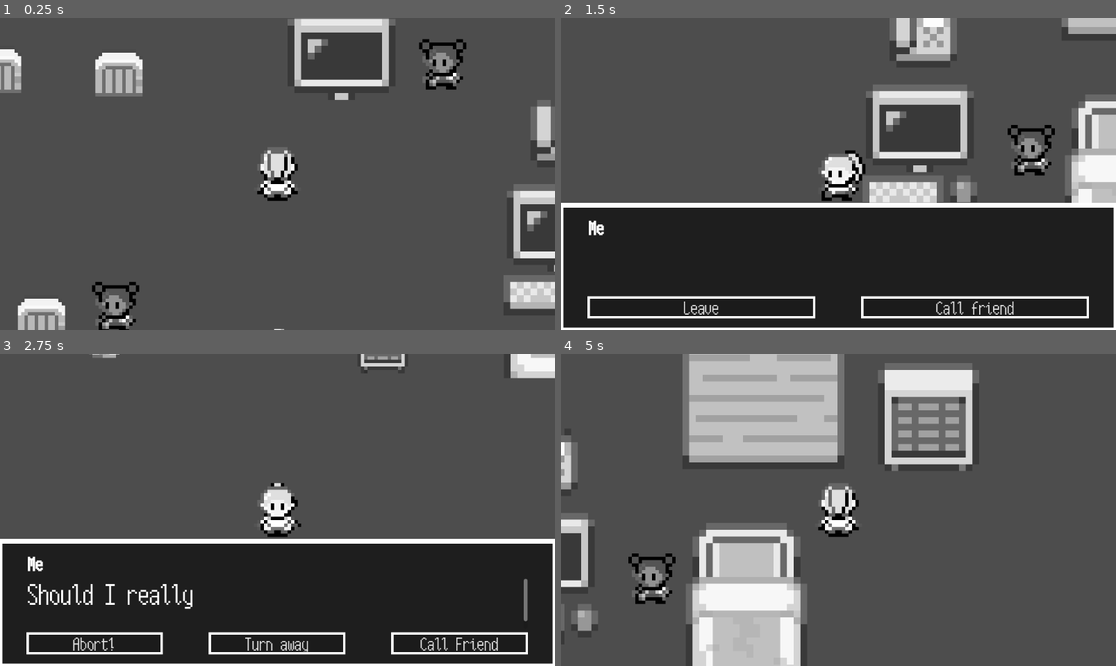
Above: before the commit, frames 1-4 (two rows, left to right).
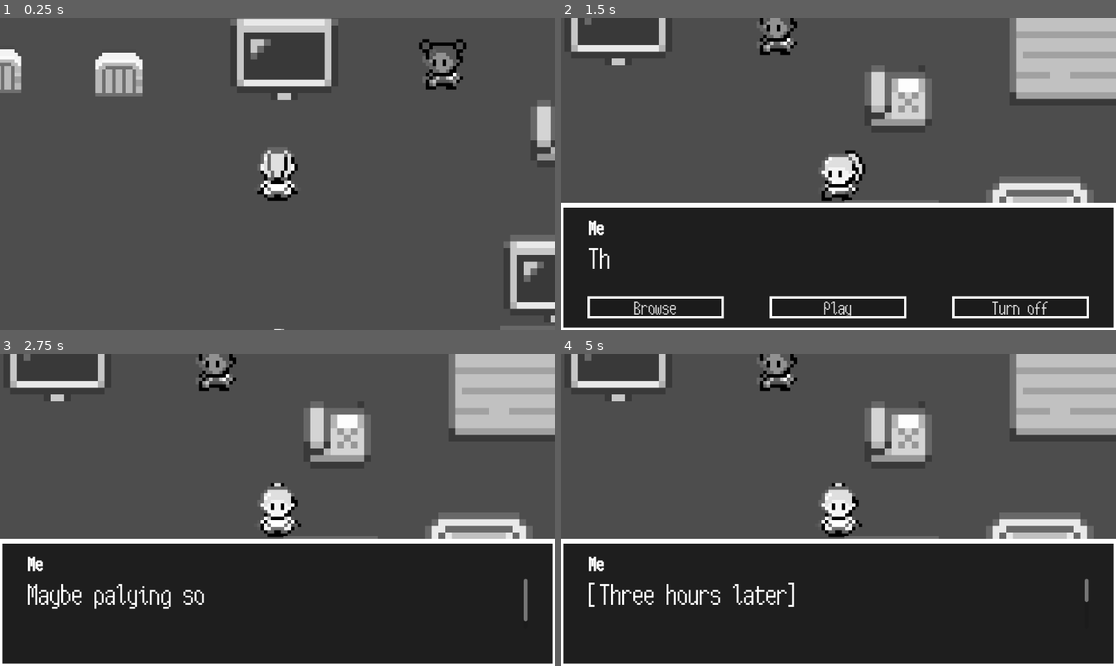
Above: after the commit, the same moments.

Repository: flakysalt/GGJ_ColorMask
Game: Godot game, scene res://Scenes/Levels/Olaf_test_scene.tscn
The game is run twice, just before and just after one commit, with the same random seed, the same clock (stepped at 60 frames per second) and the same inputs. This scene is started directly instead of the project's main scene. The engine's default icon, where the game draws it, is replaced by a stand-in: a white triangle on a blue panel in a dark square. Sound files missing from this copy of the repository are replaced by a short silence.
Inputs (mouse positions are in pixels of both pictures, inside the frame that each line leads up to):
- Up to frame 1 (0.25 s): no input
- Up to frame 2 (1.5 s): tap Enter at 0.5 s; move the mouse to (960, 158) at 0.52 s; hold D (move_right) 0.53-1.28 s; tap E (interact) at 0.6, 1.35 s; click (960, 158) at 0.67 s; move the mouse to (727, 189) at 1.27 s; hold S (move_down) from 1.28 s (still down)
- Up to frame 3 (2.75 s): release S (move_down) at 2 s; click "Call friend" (after the commit: "Play") at 2 s
- Up to frame 4 (5 s): click (655, 644) at 2.75 s, where only the run before the commit has a clickable "Abort!"; tap Space at 3.5 s; move the mouse to (894, 441) at 3.52 s; hold D (move_right) 3.53-4.28 s; tap E (interact) at 3.6, 4.35 s; move the mouse to (810, 572) at 4.27 s; hold W (move_up) from 4.28 s (still down); click (810, 572) at 4.42 s

The runs differ from the first frame. In frame 1, 6.8% of the frame differs, in the area x 3-100%, y 0-100%; in frame 2, 17%; in frame 3, 13%; in frame 4, 65%, in the area x 0-100%, y 0-100%.

Commit message:
Updated interactions

Diff:
--- a/color-mask/Scenes/Interactable Game Objects/FastFood_Interface.tscn
+++ b/color-mask/Scenes/Interactable Game Objects/FastFood_Interface.tscn
@@ -81,7 +81,7 @@
 [sub_resource type="Resource" id="Resource_5dstw"]
 script = ExtResource("4_jsqk7")
 text = "I'm no longer hungry."
-speaker = "Interface"
+speaker = "Me"
 next_conversation = SubResource("Resource_xsvog")
 metadata/_custom_type_script = "uid://e0a4j4rm6ew"
 
--- a/color-mask/Scenes/Interactable Game Objects/FastFood_Waiter.tscn
+++ b/color-mask/Scenes/Interactable Game Objects/FastFood_Waiter.tscn
@@ -5,6 +5,7 @@
 [ext_resource type="Script" uid="uid://bi0h4eo4axkeu" path="res://Scripts/DialogueCommands/DialogueCommand.gd" id="2_eyaq8"]
 [ext_resource type="Script" uid="uid://e0a4j4rm6ew" path="res://Scripts/DialogueCommands/ConversationCommand.gd" id="4_cqna8"]
 [ext_resource type="Script" path="res://Scripts/DialogueCommands/SetGlobalStateCommand.gd" id="5_o4w0k"]
+[ext_resource type="Script" uid="uid://cdtr7rlkj7keh" path="res://Scripts/DialogueWithKey.gd" id="6_eedx4"]
 [ext_resource type="Texture2D" uid="uid://dtpwutqm454n0" path="res://Assets/Placeholder/Characters/blackbeltf_spritesheet.png" id="6_xbwl1"]
 
 [sub_resource type="Resource" id="Resource_o4w0k"]
@@ -45,6 +46,24 @@
 next_conversation = SubResource("Resource_2isl8")
 metadata/_custom_type_script = "uid://e0a4j4rm6ew"
 
+[sub_resource type="Resource" id="Resource_tfhbt"]
+script = ExtResource("6_eedx4")
+key = "BurgerOrdered "
+command = SubResource("Resource_6btyk")
+metadata/_custom_type_script = "uid://cdtr7rlkj7keh"
+
+[sub_resource type="Resource" id="Resource_cw4xk"]
+script = ExtResource("6_eedx4")
+key = "BurgerReceived"
+command = SubResource("Resource_cqna8")
+metadata/_custom_type_script = "uid://cdtr7rlkj7keh"
+
+[sub_resource type="Resource" id="Resource_de5qk"]
+script = ExtResource("6_eedx4")
+key = "NOSKIP"
+command = SubResource("Resource_xbwl1")
+metadata/_custom_type_script = "uid://cdtr7rlkj7keh"
+
 [sub_resource type="CircleShape2D" id="CircleShape2D_wict8"]
 
 [node name="FastFood_Waiter" type="StaticBody2D" unique_id=558507055]
@@ -54,6 +73,7 @@
 "BurgerReceived": SubResource("Resource_cqna8"),
 "NOSKIP": SubResource("Resource_xbwl1")
 })
+dialogueList = Array[ExtResource("6_eedx4")]([SubResource("Resource_tfhbt"), SubResource("Resource_cw4xk"), SubResource("Resource_de5qk")])
 
 [node name="Sprite2D" type="Sprite2D" parent="." unique_id=1241807206]
 texture = ExtResource("6_xbwl1")
--- a/color-mask/Scenes/Interactable Game Objects/Station_Door.tscn
+++ b/color-mask/Scenes/Interactable Game Objects/Station_Door.tscn
@@ -4,6 +4,7 @@
 [ext_resource type="Script" uid="uid://bi0h4eo4axkeu" path="res://Scripts/DialogueCommands/DialogueCommand.gd" id="2_hbvtw"]
 [ext_resource type="Script" uid="uid://b5lfrf3nl7dtc" path="res://Scripts/DialogueCommands/CloseConversationCommand.gd" id="2_r524b"]
 [ext_resource type="Script" uid="uid://e0a4j4rm6ew" path="res://Scripts/DialogueCommands/ConversationCommand.gd" id="4_noo06"]
+[ext_resource type="Script" uid="uid://cdtr7rlkj7keh" path="res://Scripts/DialogueWithKey.gd" id="5_b16hr"]
 [ext_resource type="Texture2D" uid="uid://doid0uxsnvfum" path="res://Assets/Placeholder/Tileset/House_Tileset.png" id="5_hbvtw"]
 
 [sub_resource type="Resource" id="Resource_53bci"]
@@ -63,6 +64,30 @@
 next_conversation = SubResource("Resource_b16hr")
 metadata/_custom_type_script = "uid://e0a4j4rm6ew"
 
+[sub_resource type="Resource" id="Resource_sn60f"]
+script = ExtResource("5_b16hr")
+key = "R4"
+command = SubResource("Resource_bu4d5")
+metadata/_custom_type_script = "uid://cdtr7rlkj7keh"
+
+[sub_resource type="Resource" id="Resource_atlhi"]
+script = ExtResource("5_b16hr")
+key = "G4"
+command = SubResource("Resource_qaf3w")
+metadata/_custom_type_script = "uid://cdtr7rlkj7keh"
+
+[sub_resource type="Resource" id="Resource_q7r07"]
+script = ExtResource("5_b16hr")
+key = "FriendGreeted"
+command = SubResource("Resource_p72ob")
+metadata/_custom_type_script = "uid://cdtr7rlkj7keh"
+
+[sub_resource type="Resource" id="Resource_ve2mh"]
+script = ExtResource("5_b16hr")
+key = "NOSKIP"
+command = SubResource("Resource_s4gia")
+metadata/_custom_type_script = "uid://cdtr7rlkj7keh"
+
 [sub_resource type="RectangleShape2D" id="RectangleShape2D_b16hr"]
 size = Vector2(14, 14)
 
@@ -74,6 +99,7 @@
 "NOSKIP": SubResource("Resource_s4gia"),
 "R4": SubResource("Resource_bu4d5")
 })
+dialogueList = Array[ExtResource("5_b16hr")]([SubResource("Resource_sn60f"), SubResource("Resource_atlhi"), SubResource("Resource_q7r07"), SubResource("Resource_ve2mh")])
 
 [node name="Sprite2D" type="Sprite2D" parent="." unique_id=1241807206]
 texture = ExtResource("5_hbvtw")
--- a/color-mask/Scenes/Interactable Game Objects/Station_Friend.tscn
+++ b/color-mask/Scenes/Interactable Game Objects/Station_Friend.tscn
@@ -1,33 +1,63 @@
 [gd_scene format=3 uid="uid://xidpyncasgfa"]
 
 [ext_resource type="Script" uid="uid://pf1lq1an044l" path="res://Scripts/interactable_character.gd" id="1_kxxmc"]
+[ext_resource type="Script" uid="uid://cdtr7rlkj7keh" path="res://Scripts/DialogueWithKey.gd" id="2_kxxmc"]
 [ext_resource type="Script" uid="uid://b5lfrf3nl7dtc" path="res://Scripts/DialogueCommands/CloseConversationCommand.gd" id="2_r47cc"]
-[ext_resource type="Script" uid="uid://dqfr480su1o7h" path="res://Scripts/DialogueCommands/ChoiceConversaitionCommand.gd" id="5_t7tdp"]
+[ext_resource type="Script" path="res://Scripts/DialogueCommands/SetGlobalStateCommand.gd" id="3_8q838"]
+[ext_resource type="Script" uid="uid://e0a4j4rm6ew" path="res://Scripts/DialogueCommands/ConversationCommand.gd" id="5_3qqsj"]
 [ext_resource type="Texture2D" uid="uid://dtpwutqm454n0" path="res://Assets/Placeholder/Characters/blackbeltf_spritesheet.png" id="6_0wock"]
 
-[sub_resource type="Resource" id="Resource_otow8"]
+[sub_resource type="Resource" id="Resource_5jkhq"]
+script = ExtResource("3_8q838")
+id = "FriendGreeted"
+
+[sub_resource type="Resource" id="Resource_t7tdp"]
 script = ExtResource("2_r47cc")
+followupCommand = SubResource("Resource_5jkhq")
 metadata/_custom_type_script = "uid://b5lfrf3nl7dtc"
 
+[sub_resource type="Resource" id="Resource_0wock"]
+script = ExtResource("5_3qqsj")
+text = "Get on the train. I'll be righ tbehind you."
+speaker = "Friend"
+next_conversation = SubResource("Resource_t7tdp")
+metadata/_custom_type_script = "uid://e0a4j4rm6ew"
+
+[sub_resource type="Resource" id="Resource_qhdsv"]
+script = ExtResource("5_3qqsj")
+text = "There you are. Good morning. Let's go! I'm so exited to see the band live!"
+speaker = "Friend"
+next_conversation = SubResource("Resource_0wock")
+metadata/_custom_type_script = "uid://e0a4j4rm6ew"
+
+[sub_resource type="Resource" id="Resource_0wd8u"]
+script = ExtResource("2_kxxmc")
+key = "FriendGreeted"
+command = SubResource("Resource_qhdsv")
+metadata/_custom_type_script = "uid://cdtr7rlkj7keh"
+
 [sub_resource type="Resource" id="Resource_kxxmc"]
-script = ExtResource("2_r47cc")
-metadata/_custom_type_script = "uid://b5lfrf3nl7dtc"
+script = ExtResource("5_3qqsj")
+metadata/_custom_type_script = "uid://e0a4j4rm6ew"
 
-[sub_resource type="Resource" id="Resource_sydo8"]
-script = ExtResource("5_t7tdp")
-text = "Hi, there you are. The train is leaving shortly. Let's go! I'll board the train right behind you. "
+[sub_resource type="Resource" id="Resource_ukbh1"]
+script = ExtResource("5_3qqsj")
+text = "Let's get on the train already before it leaves without us."
 speaker = "Friend"
-button1text = "Not yet"
-button1followup = SubResource("Resource_otow8")
-button2text = "Let's go!"
-button2followup = SubResource("Resource_kxxmc")
-metadata/_custom_type_script = "uid://dqfr480su1o7h"
+next_conversation = SubResource("Resource_kxxmc")
+metadata/_custom_type_script = "uid://e0a4j4rm6ew"
+
+[sub_resource type="Resource" id="Resource_pjcgd"]
+script = ExtResource("2_kxxmc")
+key = "NOSKIP"
+command = SubResource("Resource_ukbh1")
+metadata/_custom_type_script = "uid://cdtr7rlkj7keh"
 
 [sub_resource type="CircleShape2D" id="CircleShape2D_wict8"]
 
 [node name="Station_Friend" type="StaticBody2D" unique_id=558507055]
 script = ExtResource("1_kxxmc")
-dialogue = SubResource("Resource_sydo8")
+dialogueList = Array[ExtResource("2_kxxmc")]([SubResource("Resource_0wd8u"), SubResource("Resource_pjcgd")])
 
 [node name="Sprite2D" type="Sprite2D" parent="." unique_id=1241807206]
 texture = ExtResource("6_0wock")
--- a/color-mask/Scenes/Interactable Game Objects/Store_ Self_check_out.tscn
+++ b/color-mask/Scenes/Interactable Game Objects/Store_ Self_check_out.tscn
@@ -3,9 +3,8 @@
 [ext_resource type="Script" uid="uid://pf1lq1an044l" path="res://Scripts/interactable_character.gd" id="1_asfnn"]
 [ext_resource type="Script" uid="uid://b5lfrf3nl7dtc" path="res://Scripts/DialogueCommands/CloseConversationCommand.gd" id="2_dyt4a"]
 [ext_resource type="Script" uid="uid://bi0h4eo4axkeu" path="res://Scripts/DialogueCommands/DialogueCommand.gd" id="2_nq3qn"]
-[ext_resource type="Script" uid="uid://dvdef5j3i8kfd" path="res://Scripts/DialogueCommands/ActionCommand.gd" id="3_nq3qn"]
 [ext_resource type="Script" uid="uid://e0a4j4rm6ew" path="res://Scripts/DialogueCommands/ConversationCommand.gd" id="4_157b1"]
-[ext_resource type="Script" uid="uid://dqfr480su1o7h" path="res://Scripts/DialogueCommands/ChoiceConversaitionCommand.gd" id="5_7qlap"]
+[ext_resource type="Script" uid="uid://cdtr7rlkj7keh" path="res://Scripts/DialogueWithKey.gd" id="5_asfnn"]
 [ext_resource type="Texture2D" uid="uid://dl84228afmb47" path="res://Assets/Asset Pack (Donarg)/All Tileset 16x16.png" id="6_asfnn"]
 
 [sub_resource type="Resource" id="Resource_157b1"]
@@ -20,45 +19,11 @@
 next_conversation = SubResource("Resource_157b1")
 metadata/_custom_type_script = "uid://e0a4j4rm6ew"
 
-[sub_resource type="Resource" id="Resource_4teau"]
-script = ExtResource("2_dyt4a")
-metadata/_custom_type_script = "uid://b5lfrf3nl7dtc"
-
-[sub_resource type="Resource" id="Resource_et4wj"]
-script = ExtResource("3_nq3qn")
-metadata/_custom_type_script = "uid://dvdef5j3i8kfd"
-
-[sub_resource type="Resource" id="Resource_021n5"]
-script = ExtResource("2_dyt4a")
-followupCommand = SubResource("Resource_et4wj")
-metadata/_custom_type_script = "uid://b5lfrf3nl7dtc"
-
-[sub_resource type="Resource" id="Resource_shgqj"]
-script = ExtResource("4_157b1")
-text = "This is when you choose option 2"
-next_conversation = SubResource("Resource_021n5")
-metadata/_custom_type_script = "uid://e0a4j4rm6ew"
-
-[sub_resource type="Resource" id="Resource_mwvus"]
-script = ExtResource("2_dyt4a")
-metadata/_custom_type_script = "uid://b5lfrf3nl7dtc"
-
-[sub_resource type="Resource" id="Resource_u23te"]
-script = ExtResource("5_7qlap")
-text = "What should you choose?"
-button1text = "Interesting"
-button1followup = SubResource("Resource_4teau")
-button2text = "Tell me more"
-button2followup = SubResource("Resource_shgqj")
-button3text = "Leave me alone"
-button3followup = SubResource("Resource_mwvus")
-metadata/_custom_type_script = "uid://dqfr480su1o7h"
-
-[sub_resource type="Resource" id="Resource_5455w"]
-script = ExtResource("4_157b1")
-text = "This is the first dialogue"
-next_conversation = SubResource("Resource_u23te")
-metadata/_custom_type_script = "uid://e0a4j4rm6ew"
+[sub_resource type="Resource" id="Resource_dyt4a"]
+script = ExtResource("5_asfnn")
+key = "NoSkip"
+command = SubResource("Resource_7qlap")
+metadata/_custom_type_script = "uid://cdtr7rlkj7keh"
 
 [sub_resource type="RectangleShape2D" id="RectangleShape2D_dyt4a"]
 size = Vector2(14, 14)
@@ -68,7 +33,7 @@
 dialogues = Dictionary[String, ExtResource("2_nq3qn")]({
 "NOSKIP": SubResource("Resource_7qlap")
 })
-dialogue = SubResource("Resource_5455w")
+dialogueList = Array[ExtResource("5_asfnn")]([SubResource("Resource_dyt4a")])
 
 [node name="Sprite2D" type="Sprite2D" parent="." unique_id=1241807206]
 texture = ExtResource("6_asfnn")
--- a/color-mask/Scenes/Interactable Game Objects/Store_ Shelf.tscn
+++ b/color-mask/Scenes/Interactable Game Objects/Store_ Shelf.tscn
@@ -6,17 +6,7 @@
 [ext_resource type="Script" uid="uid://e0a4j4rm6ew" path="res://Scripts/DialogueCommands/ConversationCommand.gd" id="4_ogybp"]
 [ext_resource type="Script" path="res://Scripts/DialogueCommands/SetGlobalStateCommand.gd" id="5_expdb"]
 [ext_resource type="Texture2D" uid="uid://df42p1ccgr6ec" path="res://Assets/Asset Pack (Donarg)/VX Ace/B-C-D-E All Tiles 6.png" id="6_4mbxp"]
-
-[sub_resource type="Resource" id="Resource_asfnn"]
-script = ExtResource("3_4mbxp")
-metadata/_custom_type_script = "uid://b5lfrf3nl7dtc"
-
-[sub_resource type="Resource" id="Resource_dyt4a"]
-script = ExtResource("4_ogybp")
-text = "Damn, it's broken! Looks like I have to deal with people after all. Urgh!"
-speaker = "Me"
-next_conversation = SubResource("Resource_asfnn")
-metadata/_custom_type_script = "uid://e0a4j4rm6ew"
+[ext_resource type="Script" uid="uid://cdtr7rlkj7keh" path="res://Scripts/DialogueWithKey.gd" id="6_ogybp"]
 
 [sub_resource type="Resource" id="Resource_nq3qn"]
 script = ExtResource("5_expdb")
@@ -34,6 +24,29 @@
 next_conversation = SubResource("Resource_157b1")
 metadata/_custom_type_script = "uid://e0a4j4rm6ew"
 
+[sub_resource type="Resource" id="Resource_asfnn"]
+script = ExtResource("3_4mbxp")
+metadata/_custom_type_script = "uid://b5lfrf3nl7dtc"
+
+[sub_resource type="Resource" id="Resource_dyt4a"]
+script = ExtResource("4_ogybp")
+text = "I already have all I need for the entire week."
+speaker = "Me"
+next_conversation = SubResource("Resource_asfnn")
+metadata/_custom_type_script = "uid://e0a4j4rm6ew"
+
+[sub_resource type="Resource" id="Resource_q4gcr"]
+script = ExtResource("6_ogybp")
+key = "GotGroceries"
+command = SubResource("Resource_7qlap")
+metadata/_custom_type_script = "uid://cdtr7rlkj7keh"
+
+[sub_resource type="Resource" id="Resource_anmr3"]
+script = ExtResource("6_ogybp")
+key = "NOSKIP"
+command = SubResource("Resource_dyt4a")
+metadata/_custom_type_script = "uid://cdtr7rlkj7keh"
+
 [sub_resource type="RectangleShape2D" id="RectangleShape2D_asfnn"]
 size = Vector2(96, 76)
 
@@ -43,6 +56,7 @@
 "GotGroceries": SubResource("Resource_7qlap"),
 "NOSKIP": SubResource("Resource_dyt4a")
 })
+dialogueList = Array[ExtResource("6_ogybp")]([SubResource("Resource_q4gcr"), SubResource("Resource_anmr3")])
 
 [node name="Sprite2D" type="Sprite2D" parent="." unique_id=1241807206]
 texture = ExtResource("6_4mbxp")
--- a/color-mask/Scenes/Interactable Game Objects/Store_Cashier.tscn
+++ b/color-mask/Scenes/Interactable Game Objects/Store_Cashier.tscn
@@ -1,57 +1,33 @@
 [gd_scene format=3 uid="uid://g2on6q4nj0rq"]
 
 [ext_resource type="Script" uid="uid://pf1lq1an044l" path="res://Scripts/interactable_character.gd" id="1_ovmwk"]
-[ext_resource type="Script" uid="uid://b5lfrf3nl7dtc" path="res://Scripts/DialogueCommands/CloseConversationCommand.gd" id="2_uhn70"]
-[ext_resource type="Script" uid="uid://dvdef5j3i8kfd" path="res://Scripts/DialogueCommands/ActionCommand.gd" id="3_3h2dn"]
-[ext_resource type="Script" uid="uid://e0a4j4rm6ew" path="res://Scripts/DialogueCommands/ConversationCommand.gd" id="4_o5g3l"]
+[ext_resource type="Script" uid="uid://cdtr7rlkj7keh" path="res://Scripts/DialogueWithKey.gd" id="2_ovmwk"]
 [ext_resource type="Script" uid="uid://dqfr480su1o7h" path="res://Scripts/DialogueCommands/ChoiceConversaitionCommand.gd" id="5_a6pgv"]
 [ext_resource type="Texture2D" uid="uid://dtpwutqm454n0" path="res://Assets/Placeholder/Characters/blackbeltf_spritesheet.png" id="6_bwfqp"]
 
-[sub_resource type="Resource" id="Resource_4teau"]
-script = ExtResource("2_uhn70")
-metadata/_custom_type_script = "uid://b5lfrf3nl7dtc"
-
-[sub_resource type="Resource" id="Resource_et4wj"]
-script = ExtResource("3_3h2dn")
-metadata/_custom_type_script = "uid://dvdef5j3i8kfd"
-
-[sub_resource type="Resource" id="Resource_021n5"]
-script = ExtResource("2_uhn70")
-followupCommand = SubResource("Resource_et4wj")
-metadata/_custom_type_script = "uid://b5lfrf3nl7dtc"
-
-[sub_resource type="Resource" id="Resource_shgqj"]
-script = ExtResource("4_o5g3l")
-text = "This is when you choose option 2"
-next_conversation = SubResource("Resource_021n5")
-metadata/_custom_type_script = "uid://e0a4j4rm6ew"
-
-[sub_resource type="Resource" id="Resource_mwvus"]
-script = ExtResource("2_uhn70")
-metadata/_custom_type_script = "uid://b5lfrf3nl7dtc"
-
-[sub_resource type="Resource" id="Resource_u23te"]
+[sub_resource type="Resource" id="Resource_ldcmw"]
 script = ExtResource("5_a6pgv")
-text = "What should you choose?"
-button1text = "Interesting"
-button1followup = SubResource("Resource_4teau")
-button2text = "Tell me more"
-button2followup = SubResource("Resource_shgqj")
-button3text = "Leave me alone"
-button3followup = SubResource("Resource_mwvus")
+text = "Welcome.
+What would you like to purchase today?"
+speaker = "Cashier"
+button1text = "Buy veggies"
 metadata/_custom_type_script = "uid://dqfr480su1o7h"
 
-[sub_resource type="Resource" id="Resource_5455w"]
-script = ExtResource("4_o5g3l")
-text = "This is the first dialogue"
-next_conversation = SubResource("Resource_u23te")
-metadata/_custom_type_script = "uid://e0a4j4rm6ew"
+[sub_resource type="Resource" id="Resource_bwfqp"]
+script = ExtResource("2_ovmwk")
+key = "R2"
+command = SubResource("Resource_ldcmw")
+metadata/_custom_type_script = "uid://cdtr7rlkj7keh"
+
+[sub_resource type="Resource" id="Resource_cwkyo"]
+script = ExtResource("2_ovmwk")
+metadata/_custom_type_script = "uid://cdtr7rlkj7keh"
 
 [sub_resource type="CircleShape2D" id="CircleShape2D_wict8"]
 
 [node name="Store_Cashier" type="StaticBody2D" unique_id=558507055]
 script = ExtResource("1_ovmwk")
-dialogue = SubResource("Resource_5455w")
+dialogueList = Array[ExtResource("2_ovmwk")]([SubResource("Resource_bwfqp"), SubResource("Resource_cwkyo")])
 
 [node name="Sprite2D" type="Sprite2D" parent="." unique_id=1241807206]
 texture = ExtResource("6_bwfqp")
--- a/color-mask/Scenes/Interactable Game Objects/Store_Exit.tscn
+++ b/color-mask/Scenes/Interactable Game Objects/Store_Exit.tscn
@@ -4,6 +4,7 @@
 [ext_resource type="Script" uid="uid://bi0h4eo4axkeu" path="res://Scripts/DialogueCommands/DialogueCommand.gd" id="2_5m6op"]
 [ext_resource type="Script" uid="uid://b5lfrf3nl7dtc" path="res://Scripts/DialogueCommands/CloseConversationCommand.gd" id="3_utcpc"]
 [ext_resource type="Script" uid="uid://e0a4j4rm6ew" path="res://Scripts/DialogueCommands/ConversationCommand.gd" id="4_5mcny"]
+[ext_resource type="Script" uid="uid://cdtr7rlkj7keh" path="res://Scripts/DialogueWithKey.gd" id="5_5m6op"]
 [ext_resource type="Texture2D" uid="uid://doid0uxsnvfum" path="res://Assets/Placeholder/Tileset/House_Tileset.png" id="5_38k7p"]
 [ext_resource type="PackedScene" uid="uid://bpi50q0p2380m" path="res://Scenes/push_zone.tscn" id="6_gcddu"]
 
@@ -18,14 +19,19 @@
 next_conversation = SubResource("Resource_lh7x1")
 metadata/_custom_type_script = "uid://e0a4j4rm6ew"
 
+[sub_resource type="Resource" id="Resource_utcpc"]
+script = ExtResource("5_5m6op")
+metadata/_custom_type_script = "uid://cdtr7rlkj7keh"
+
 [sub_resource type="RectangleShape2D" id="RectangleShape2D_b16hr"]
-size = Vector2(14, 14)
+size = Vector2(22, 22)
 
 [node name="Store_Exit" type="StaticBody2D" unique_id=558507055]
 script = ExtResource("1_mbdyx")
 dialogues = Dictionary[String, ExtResource("2_5m6op")]({
 "B2": SubResource("Resource_gqlo3")
 })
+dialogueList = Array[ExtResource("5_5m6op")]([SubResource("Resource_utcpc")])
 
 [node name="Sprite2D" type="Sprite2D" parent="." unique_id=1241807206]
 texture = ExtResource("5_38k7p")
--- a/color-mask/Scenes/Levels/Olaf_test_scene.tscn
+++ b/color-mask/Scenes/Levels/Olaf_test_scene.tscn
@@ -3,7 +3,6 @@
 [ext_resource type="PackedScene" uid="uid://ca1e7m4k4nre4" path="res://Scenes/player.tscn" id="1_v6gsh"]
 [ext_resource type="PackedScene" uid="uid://dro7508jq7f20" path="res://Scenes/Interactable Game Objects/FastFood_Interface.tscn" id="2_empj5"]
 [ext_resource type="PackedScene" uid="uid://dwas6h80teuwb" path="res://Scenes/Interactable Game Objects/FastFood_Waiter.tscn" id="3_xsi2e"]
-[ext_resource type="PackedScene" uid="uid://cy1po404j2bbq" path="res://Scenes/Interactable Game Objects/Archive/Home_Backpack.tscn" id="4_eu3aj"]
 [ext_resource type="PackedScene" uid="uid://gch1k1wpnen0" path="res://Scenes/Interactable Game Objects/Home_Bed.tscn" id="5_f2csj"]
 [ext_resource type="PackedScene" uid="uid://cy4jy5bo3mre4" path="res://Scenes/Interactable Game Objects/Home_CD_Player.tscn" id="6_wxgly"]
 [ext_resource type="PackedScene" uid="uid://b2or3kpoiypdw" path="res://Scenes/Interactable Game Objects/Home_Kitchen_Table.tscn" id="7_xvusb"]
@@ -26,49 +25,46 @@
 position = Vector2(9, 114)
 
 [node name="FastFood_Interface" parent="." unique_id=558507055 instance=ExtResource("2_empj5")]
-position = Vector2(28, 79)
+position = Vector2(11, 79)
 
 [node name="FastFood_Waiter" parent="." unique_id=1623161283 instance=ExtResource("3_xsi2e")]
 position = Vector2(58, 81)
 
-[node name="Home_Backpack" parent="." unique_id=2060277385 instance=ExtResource("4_eu3aj")]
-position = Vector2(126, 136)
-
 [node name="Home_Bed" parent="." unique_id=1316347756 instance=ExtResource("5_f2csj")]
-position = Vector2(154, 151)
+position = Vector2(136, 156)
 
 [node name="Home_CD_Player" parent="." unique_id=2079676951 instance=ExtResource("6_wxgly")]
-position = Vector2(100, 172)
+position = Vector2(99, 191)
 
 [node name="Home_Kitchen_Table" parent="." unique_id=1153220843 instance=ExtResource("7_xvusb")]
-position = Vector2(159, 84)
+position = Vector2(151, 84)
 
 [node name="Home_Litter" parent="." unique_id=979862695 instance=ExtResource("8_sa8jy")]
-position = Vector2(201, 172)
+position = Vector2(183, 176)
 
 [node name="Home_PC" parent="." unique_id=1954010972 instance=ExtResource("9_vxa00")]
-position = Vector2(93, 137)
+position = Vector2(92, 152)
 
 [node name="Home_Phone" parent="." unique_id=361461421 instance=ExtResource("10_lsflr")]
 position = Vector2(94, 102)
 
 [node name="Home_Stove" parent="." unique_id=1288214059 instance=ExtResource("11_d66uo")]
-position = Vector2(208, 88)
+position = Vector2(213, 84)
 
 [node name="Station_Train_Door" parent="." unique_id=1498433737 instance=ExtResource("12_ufjv6")]
-position = Vector2(-61, 157)
+position = Vector2(-87, 169)
 
 [node name="Station_Friend" parent="." unique_id=1472910108 instance=ExtResource("13_twdhs")]
-position = Vector2(-39, 153)
+position = Vector2(-49, 168)
 
 [node name="Store_ Self_check_out" parent="." unique_id=2079151625 instance=ExtResource("14_6xgfp")]
-position = Vector2(-92, 57)
+position = Vector2(-119, 115)
 
 [node name="Store_ Shelf" parent="." unique_id=916350816 instance=ExtResource("15_di72x")]
-position = Vector2(-152, 85)
+position = Vector2(-197, 86)
 
 [node name="Store_Cashier" parent="." unique_id=1679961200 instance=ExtResource("16_3m7up")]
-position = Vector2(-96, 81)
+position = Vector2(-119, 86)
 
 [node name="Store_Exit" parent="." unique_id=1416723356 instance=ExtResource("17_vrvcf")]
 position = Vector2(-74, 83)
